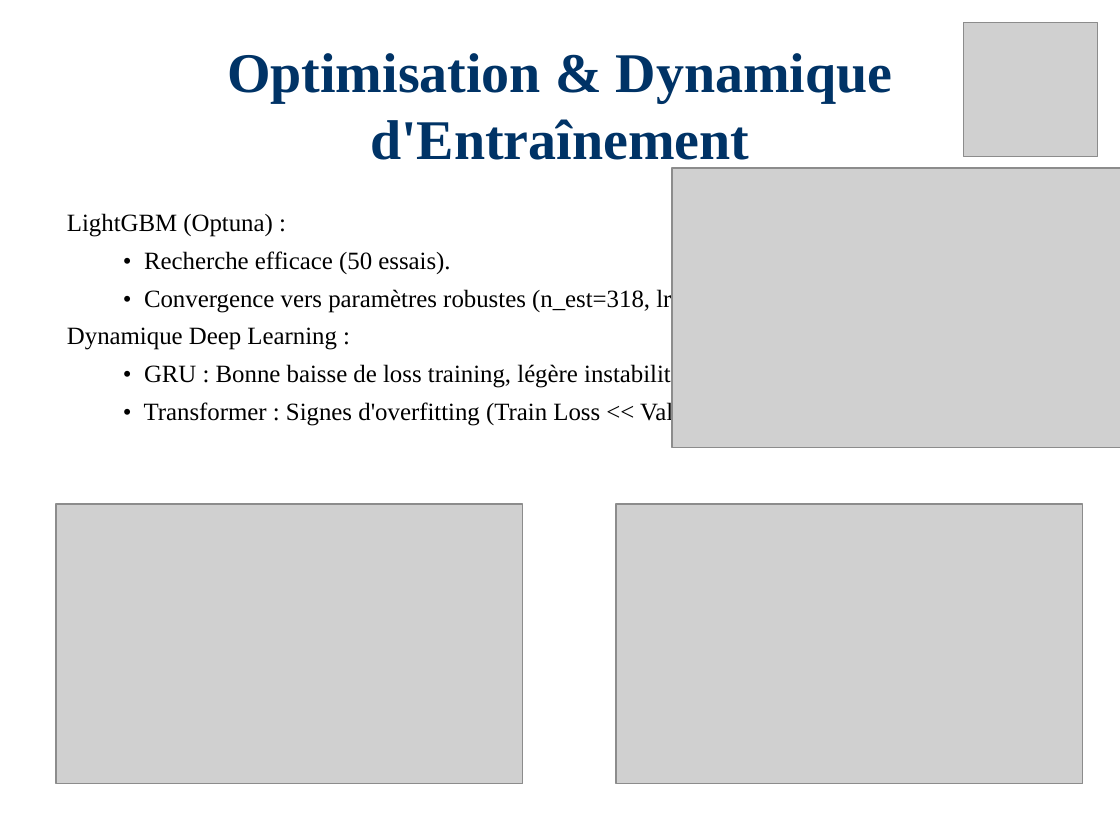
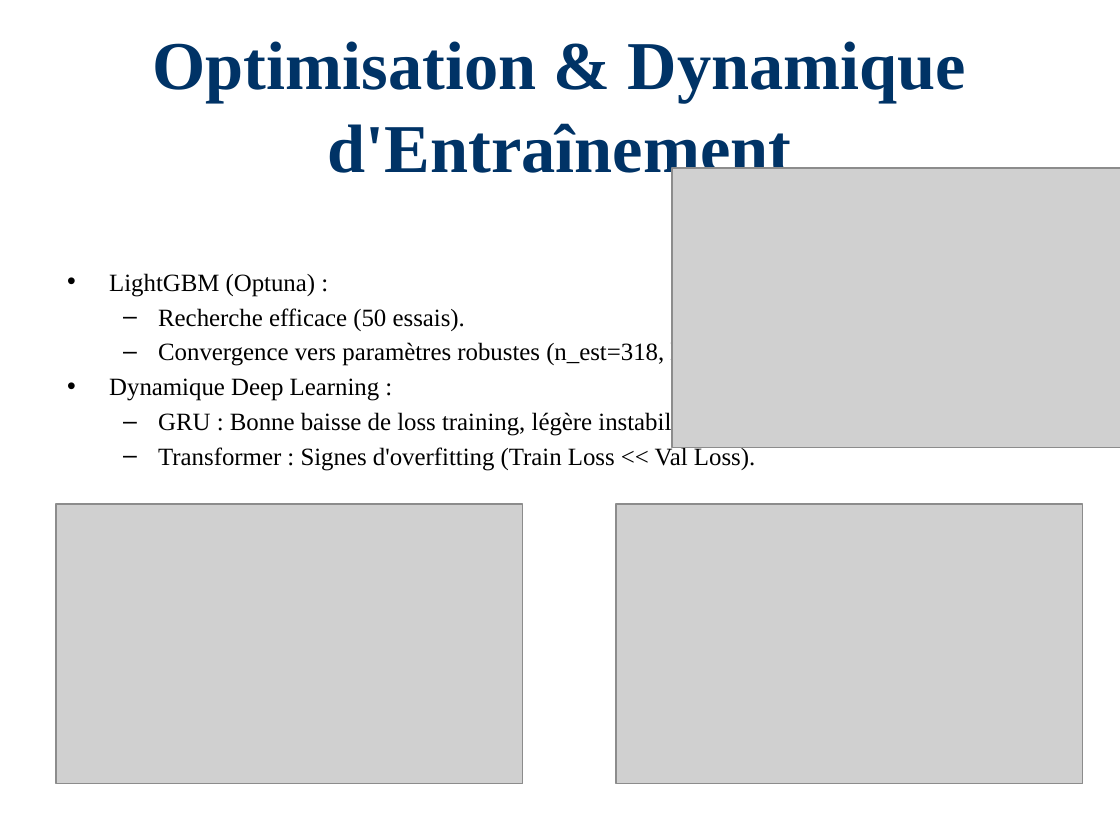
Before and after one commit to Paulino-Cristovao/churn_predictions, a slide deck: slide 6 of Presentations_Resultats_Projet.pptx. Drawn at 1120x840 pixels with LibreOffice and Linux fonts; fonts in the diff are those of the drawing; grey boxes stand for pictures. Boxes give left, top, right and bottom in pixels: in the first picture for what was removed or moved away, otherwise in the second. Text is boxed around its words. In the diff, an @@ line names an element or a change of style, - is before the commit and + after.

```diff
--- a/Presentations_Resultats_Projet.pptx
+++ b/Presentations_Resultats_Projet.pptx
@@ picture removed at <box>963,22,1098,157</box> @@
@@ title "Optimisation & Dynamique d'Entraînement" at <box>153,41,966,185</box>: size 36 to 44 pt @@
@@ text "LightGBM (Optuna) :": place and size @@
-text "LightGBM (Optuna) :" at <box>67,213,755,426</box>
+text "LightGBM (Optuna) :" at <box>109,273,769,471</box>
@@ text at <box>109,273,380,401</box>: bullet none to •; less space between paragraphs @@
@@ text at <box>158,308,769,367</box>: text changed @@
-  • Recherche efficace (50 essais).
-  • Convergence vers paramètres robustes (n_est=318, lr=0.018).
+  – Recherche efficace (50 essais).
+  – Convergence vers paramètres robustes (n_est=318, lr=0.018).
@@ text at <box>158,410,755,471</box>: text changed @@
-  • GRU : Bonne baisse de loss training, légère instabilité en validation.
-  • Transformer : Signes d'overfitting (Train Loss << Val Loss).
+  – GRU : Bonne baisse de loss training, légère instabilité en validation.
+  – Transformer : Signes d'overfitting (Train Loss << Val Loss).
```
Also in this commit, not shown: 8 other slides changed, 1 other file.
